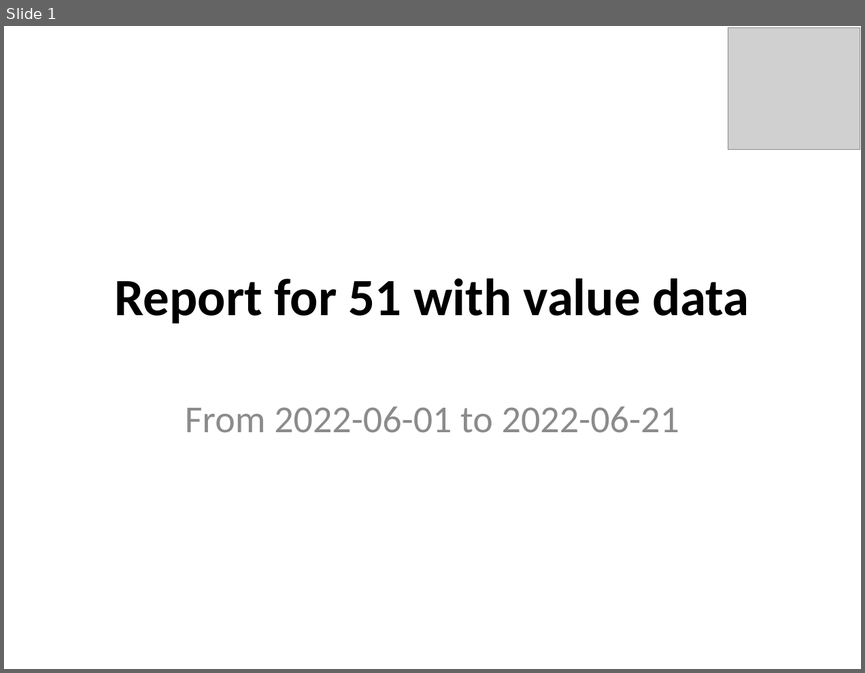
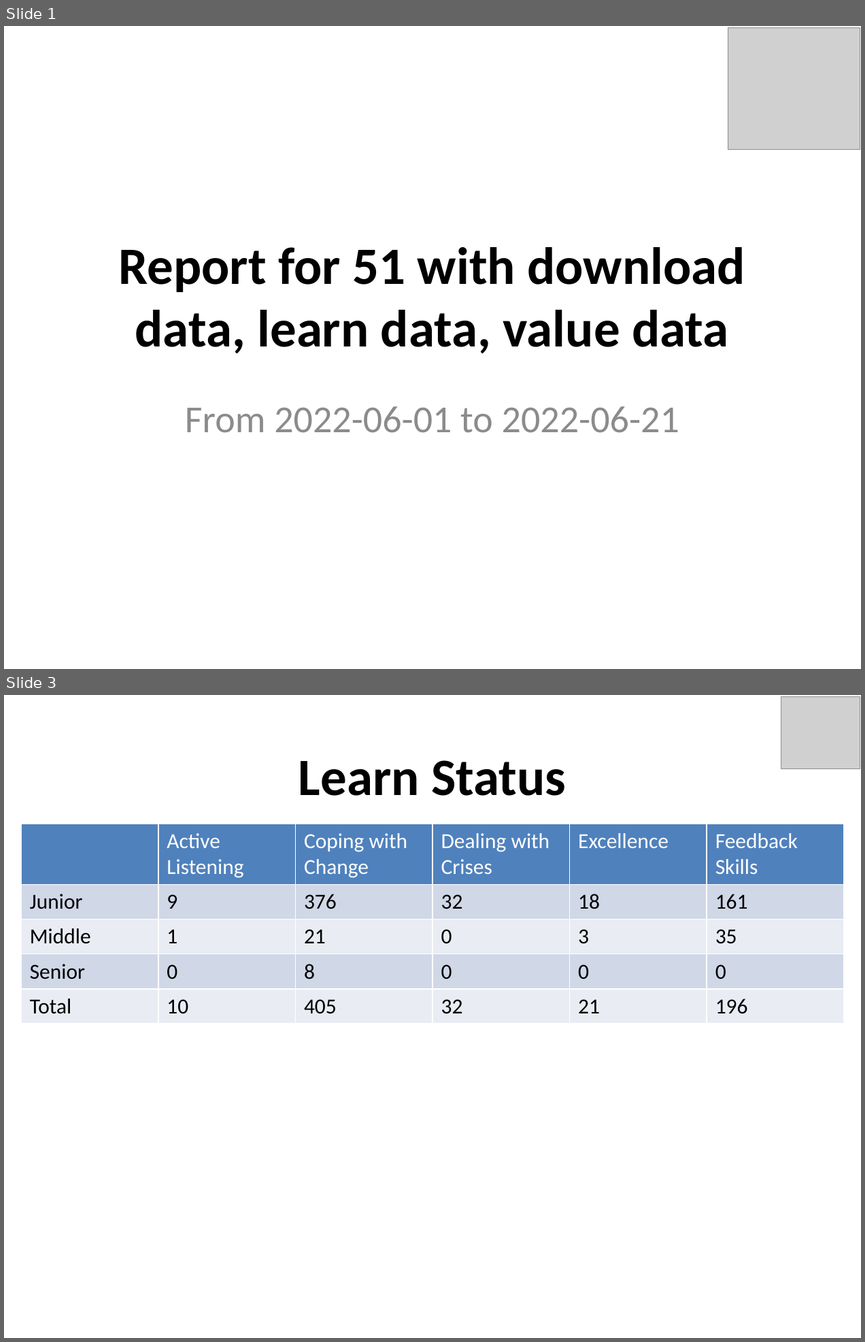
Before and after one commit to taranag/CodeProjects, a slide deck: FlaskApp/generated/Company51ByLevelFrom2022-06-01To2022-06-21.pptx. Shown one above the other, each under a label of ours: slide 1 before the commit, slides 1 and 3 after it; the slides between them are not shown. The pictures are 865x673 and 865x1342 pixels, drawn with LibreOffice and Linux fonts; fonts in the diff are those of the drawing; grey boxes stand for pictures. Boxes give left, top, right and bottom in pixels: in the first picture for what was removed or moved away, otherwise in the second. Text is boxed around its words. In the diff, an @@ line names an element or a change of style, - is before the commit and + after.

```diff
--- a/FlaskApp/generated/Company51ByLevelFrom2022-06-01To2022-06-21.pptx
+++ b/FlaskApp/generated/Company51ByLevelFrom2022-06-01To2022-06-21.pptx
@@ slide 3 added at [4,695,861,1338], background #FFFFFF @@
@@ picture added at [781,697,860,768] @@
@@ title added at [298,760,566,796], 44 pt, text #000000, bold @@
+Learn Status
@@ table added at [21,824,844,1017], 5 rows, 6 columns @@
+ | Active Listening | Coping with Change | Dealing with Crises | Excellence | Feedback Skills
+Junior | 9 | 376 | 32 | 18 | 161
+Middle | 1 | 21 | 0 | 3 | 35
+Senior | 0 | 8 | 0 | 0 | 0
+Total | 10 | 405 | 32 | 21 | 196
@@ slide 1 changed as well @@
@@ title at [118,247,745,354]: text changed @@
-Report for 51 with value data
+Report for 51 with download data, learn data, value data
```
Also in this commit, not shown: 3 other slides changed, 4 other slides added, 6 slides removed, 12 other files.
